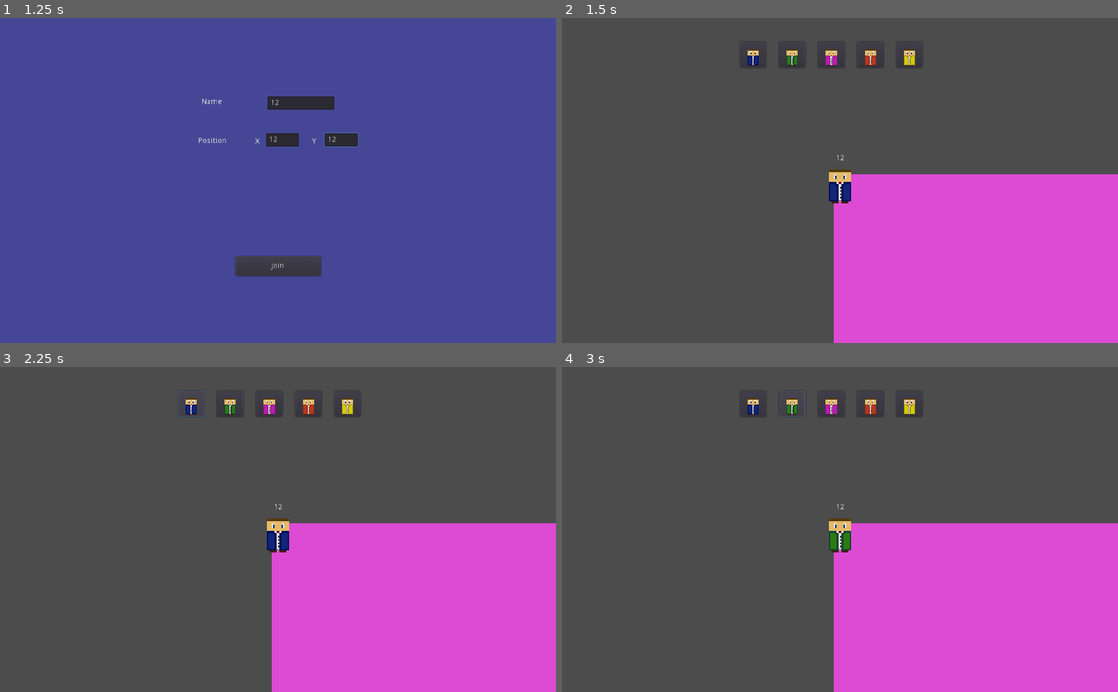
Above: before the commit, frames 1-4 (two rows, left to right).
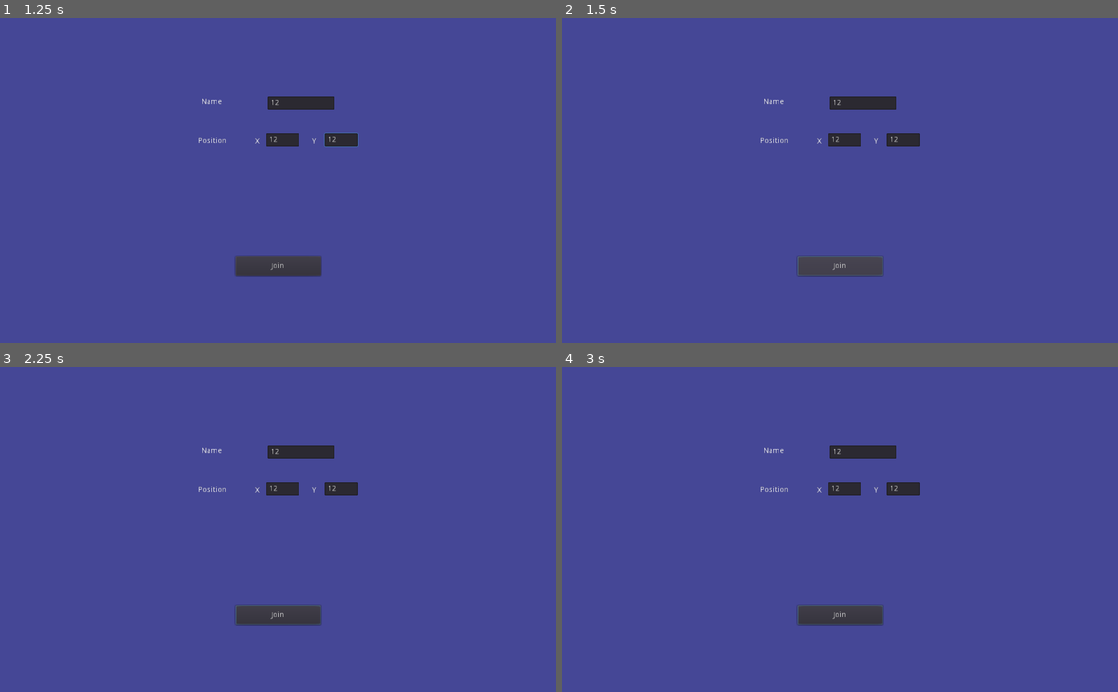
Above: after the commit, the same moments.

Repository: Eawell/Simple-server
Game: Godot game, scene res://Menu.tscn
The game is run twice, just before and just after one commit, with the same random seed, the same clock (stepped at 60 frames per second) and the same inputs. The engine's default icon, where the game draws it, is replaced by a stand-in: a white triangle on a blue panel in a dark square.
Inputs (mouse positions are in pixels of both pictures, inside the frame that each line leads up to):
- Up to frame 1 (1.25 s): click (300, 102) at 0.52 s; type "12" at 0.6 s; click (283, 141) at 0.75 s; type "12" at 0.83 s; click (339, 141) at 0.98 s; type "12" at 1.07 s
- Up to frame 2 (1.5 s): click "Join" at 1.25 s
- Up to frame 3 (2.25 s): click (189, 402) at 2.02 s
- Up to frame 4 (3 s): click (789, 402) at 2.77 s

Frame 1 is identical in both runs. In frame 2, 100% of the frame differs, in the area x 0-100%, y 0-100%; in frame 3, 100%; in frame 4, 100%.
Error after the commit: Invalid set index '_ip' (on base: 'Node (Network.gd)') with value of type 'String'. (res://Menu.gd:13)

Commit message:
Skins

Diff:
--- /dev/null
+++ b/Lobby.gd
@@ -0,0 +1,21 @@
+extends Control
+
+var date
+
+func _ready():
+	get_tree().connect('network_peer_disconnected', self, '_on_player_disconnected')
+	get_tree().connect('server_disconnected', self, '_on_server_disconnected')
+
+	var new_player = load('res://Player.tscn').instance()
+	new_player.global_position = Vector2(500,300)
+	new_player.name = str(get_tree().get_network_unique_id())
+	new_player.set_network_master(get_tree().get_network_unique_id())
+	var info = Network.data
+	add_child(new_player)
+	new_player.init(Network.data["nickname"], Network.data["skin"], false)
+
+func _on_player_disconnected(id):
+	get_node(str(id)).queue_free()
+
+func _on_server_disconnected():
+	get_tree().change_scene('res://Join_Menu.tscn')
--- /dev/null
+++ b/Lobby.tscn
@@ -0,0 +1,71 @@
+[gd_scene load_steps=4 format=2]
+
+[ext_resource path="res://Lobby.gd" type="Script" id=1]
+[ext_resource path="res://Sprites/Red-button.png" type="Texture" id=2]
+
+[sub_resource type="RectangleShape2D" id=1]
+extents = Vector2( 568, 8 )
+
+[node name="Lobby" type="Control"]
+anchor_right = 1.0
+anchor_bottom = 1.0
+script = ExtResource( 1 )
+__meta__ = {
+"_edit_use_anchors_": false
+}
+
+[node name="ColorRect2" type="ColorRect" parent="."]
+margin_left = -504.0
+margin_top = -440.0
+margin_right = 1584.0
+margin_bottom = 888.0
+color = Color( 0.113725, 0.2, 0.65098, 1 )
+__meta__ = {
+"_edit_use_anchors_": false
+}
+
+[node name="ColorRect3" type="ColorRect" parent="."]
+margin_top = -72.0
+margin_right = 1024.0
+color = Color( 0.254902, 0.411765, 0.823529, 1 )
+__meta__ = {
+"_edit_use_anchors_": false
+}
+
+[node name="ColorRect" type="ColorRect" parent="."]
+margin_right = 1024.0
+margin_bottom = 600.0
+color = Color( 0.870588, 0.294118, 0.835294, 1 )
+__meta__ = {
+"_edit_use_anchors_": false
+}
+
+[node name="Wall" type="StaticBody2D" parent="."]
+
+[node name="CollisionShape2D" type="CollisionShape2D" parent="Wall"]
+position = Vector2( 488, -8 )
+shape = SubResource( 1 )
+
+[node name="CollisionShape2D2" type="CollisionShape2D" parent="Wall"]
+position = Vector2( 480, 608 )
+shape = SubResource( 1 )
+
+[node name="CollisionShape2D3" type="CollisionShape2D" parent="Wall"]
+position = Vector2( 1032, 336 )
+rotation = 1.5708
+shape = SubResource( 1 )
+
+[node name="CollisionShape2D4" type="CollisionShape2D" parent="Wall"]
+position = Vector2( -8, 352 )
+rotation = 1.5708
+shape = SubResource( 1 )
+
+[node name="Area2D" type="Area2D" parent="."]
+position = Vector2( 480, 512 )
+
+[node name="CollisionShape2D" type="CollisionShape2D" parent="Area2D"]
+
+[node name="Sprite" type="Sprite" parent="Area2D"]
+position = Vector2( 1.5, 33.5 )
+scale = Vector2( 0.083, 0.083 )
+texture = ExtResource( 2 )
--- a/Menu.gd
+++ b/Menu.gd
@@ -1,7 +1,5 @@
 extends Control
 
-var x = 0
-var y = 0
 
 
 func _on_LineEdit_text_changed(new_text):
@@ -12,16 +10,7 @@
 func _on_LineEdit2_text_changed(new_text):
 	if new_text == "":
 		return
-	x = new_text
-	Network.data["pos"] = Vector2(x,y)
-
-func _on_LineEdit3_text_changed(new_text):
-	if new_text == "":
-		return
-	y = new_text
-	Network.data["pos"] = Vector2(x,y)
-
+	Network._ip = new_text
 
 func _on_Join_pressed():
 	Network.connect_to_server()
-	get_tree().change_scene("res://Game.tscn")
Binary file added: Sprites/Arrow.png
Not shown, added: Sprites/Arrow.png.import
Binary file added: Sprites/Guard-white.png
Not shown, added: Sprites/Guard-white.png.import
Binary file added: Sprites/Pressed-arrow.png
Not shown, added: Sprites/Pressed-arrow.png.import
Binary file added: Sprites/Red-button.png
Not shown, added: Sprites/Red-button.png.import
Binary file added: Sprites/mexicodew.png
Not shown, added: Sprites/mexicodew.png.import
